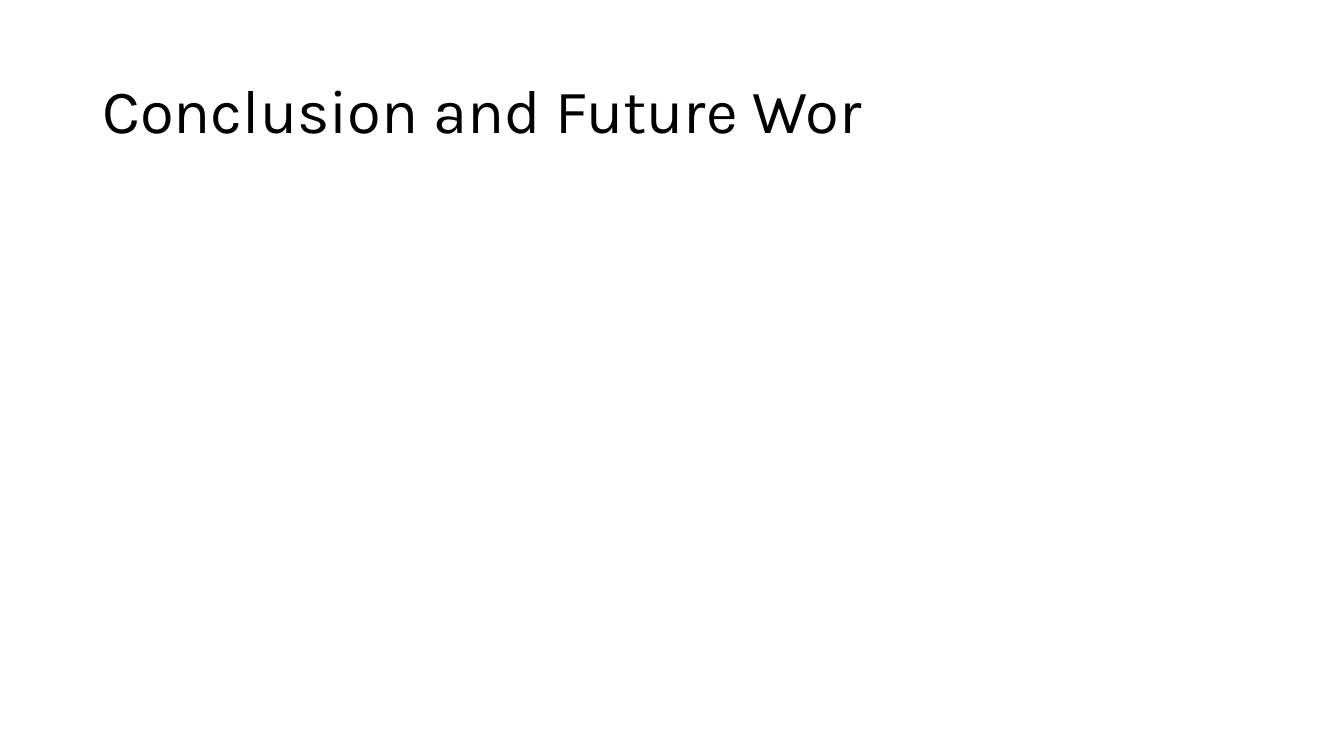
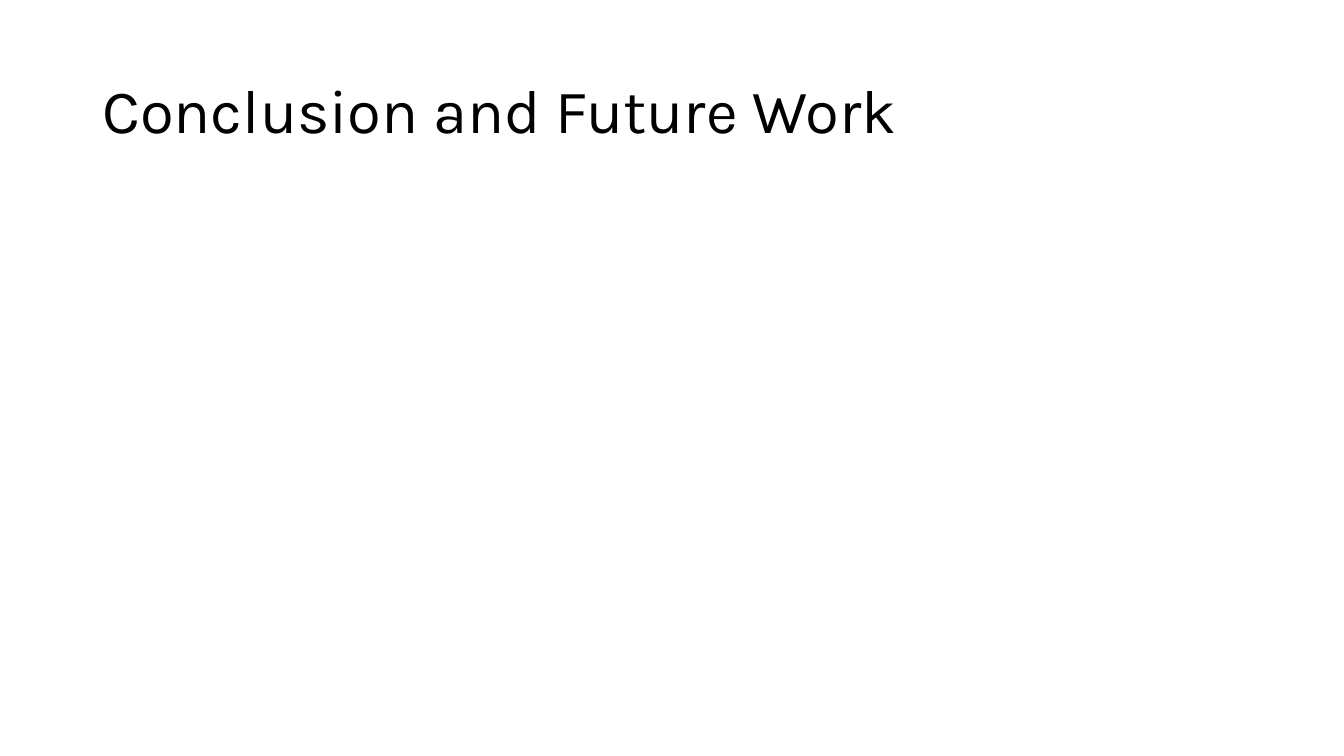
Before and after one commit to bjoern555/dwh2-text-to-sql, a slide deck: slide 8 of docs/DHW2_Wagner_Kryeziu_Johnson.pptx. Drawn at 1344x756 pixels with LibreOffice and Linux fonts; fonts in the diff are those of the drawing. Boxes give left, top, right and bottom in pixels: in the first picture for what was removed or moved away, otherwise in the second. Text is boxed around its words. In the diff, an @@ line names an element or a change of style, - is before the commit and + after.

```diff
--- a/docs/DHW2_Wagner_Kryeziu_Johnson.pptx
+++ b/docs/DHW2_Wagner_Kryeziu_Johnson.pptx
@@ title at box(102, 90, 896, 134): text changed @@
-Conclusion and Future Wor
+Conclusion and Future Work
```
Also in this commit, not shown: 1 slide added, 1 slide removed, 3 other files.
